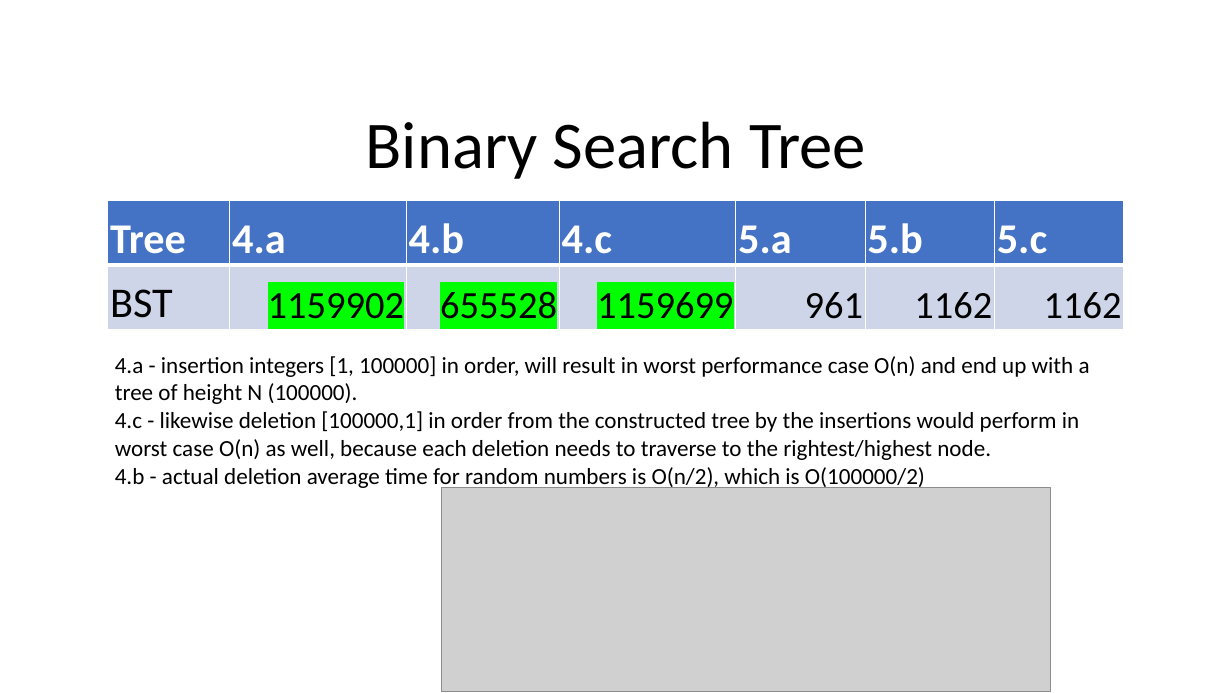
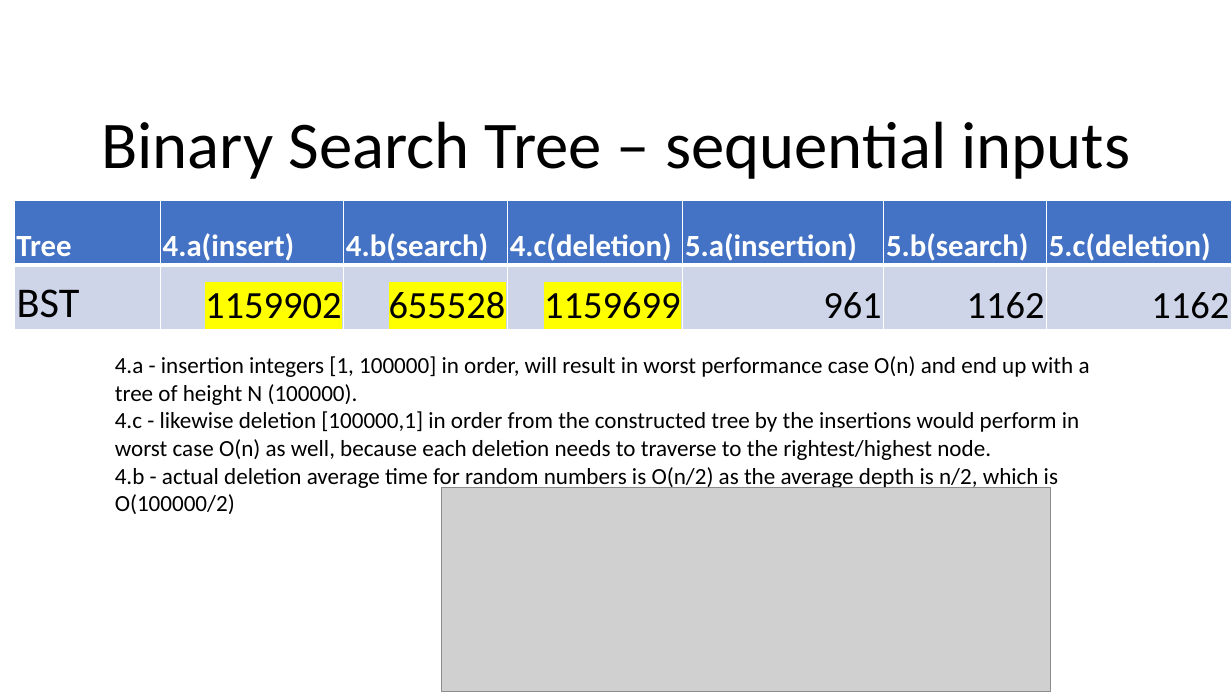
Before and after one commit to fanchuanster/uwinds, a slide deck: slide 11 of docs/8547Saini/assignments/assignment1.pptx (slide 8 before the commit). Drawn at 1232x693 pixels with LibreOffice and Linux fonts; fonts in the diff are those of the drawing; grey boxes stand for pictures. Boxes give left, top, right and bottom in pixels: in the first picture for what was removed or moved away, otherwise in the second. Text is boxed around its words. In the diff, an @@ line names an element or a change of style, - is before the commit and + after.

```diff
--- a/docs/8547Saini/assignments/assignment1.pptx
+++ b/docs/8547Saini/assignments/assignment1.pptx
@@ title at [101, 121, 1131, 179]: text changed @@
-Binary Search Tree
+Binary Search Tree – sequential inputs
@@ table at [14, 201, 1231, 329] @@
-row 1: Tree | 4.a | 4.b | 4.c | 5.a | 5.b | 5.c
+row 1: Tree | 4.a(insert) | 4.b(search) | 4.c(deletion) | 5.a(insertion) | 5.b(search) | 5.c(deletion)
@@ size 33 to 24 pt in "Tree" @@
@@ highlight #00FF00 to #FFFF00 in "1159902", "655528", "1159699" @@
@@ table: place and size @@
-table at [108, 201, 1125, 329]
+table at [14, 201, 1231, 329]
@@ text at [115, 467, 1058, 514]: text changed @@
-4.b - actual deletion average time for random numbers is O(n/2), which is O(100000/2)
+4.b - actual deletion average time for random numbers is O(n/2) as the average depth is n/2, which is O(100000/2)
```
Also in this commit, not shown: 6 other slides changed, 7 slides added, 2 other files.
